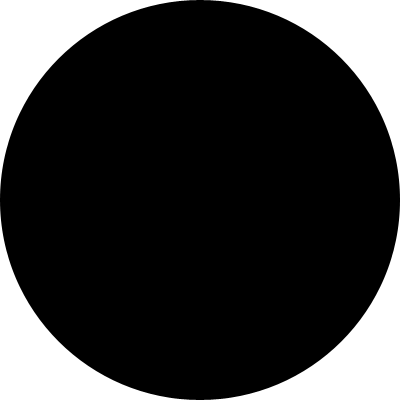
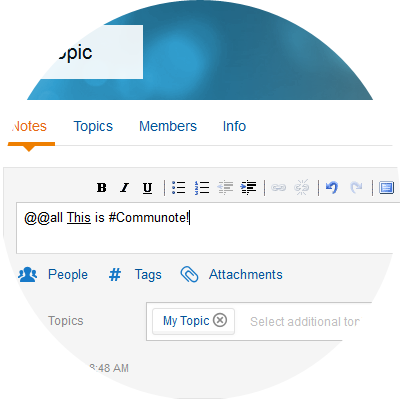
Layered file, before and after one edit (w=400, h=400). Changes by layer:
added layer "Ebene 9" above "Ebene 7" over [left=0, top=0, right=400, bottom=400]
showed "Ebene 7" over [left=0, top=0, right=400, bottom=400]
showed "Ebene 4" over [left=0, top=0, right=400, bottom=391]
showed "Ebene 2" over [left=0, top=0, right=400, bottom=400]
